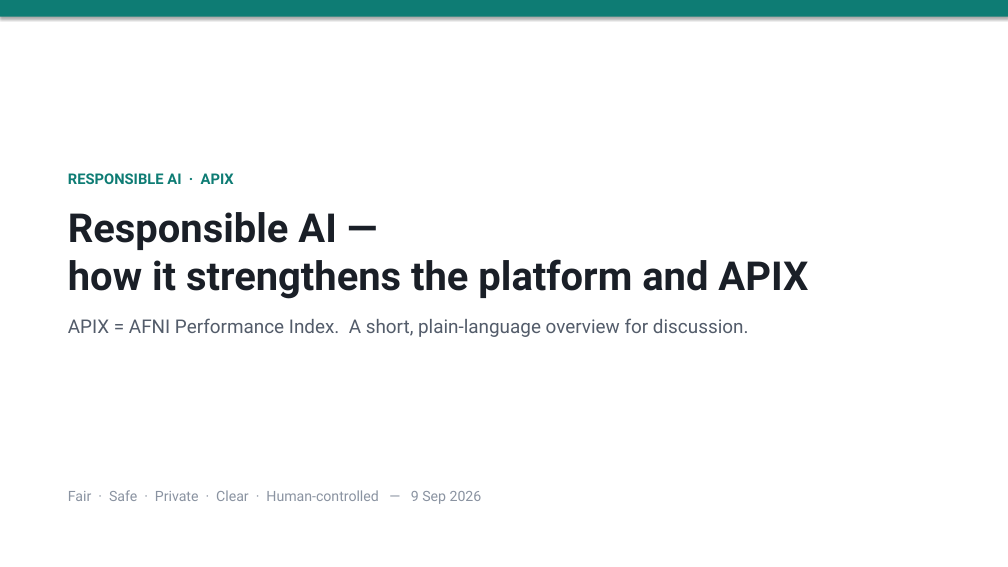
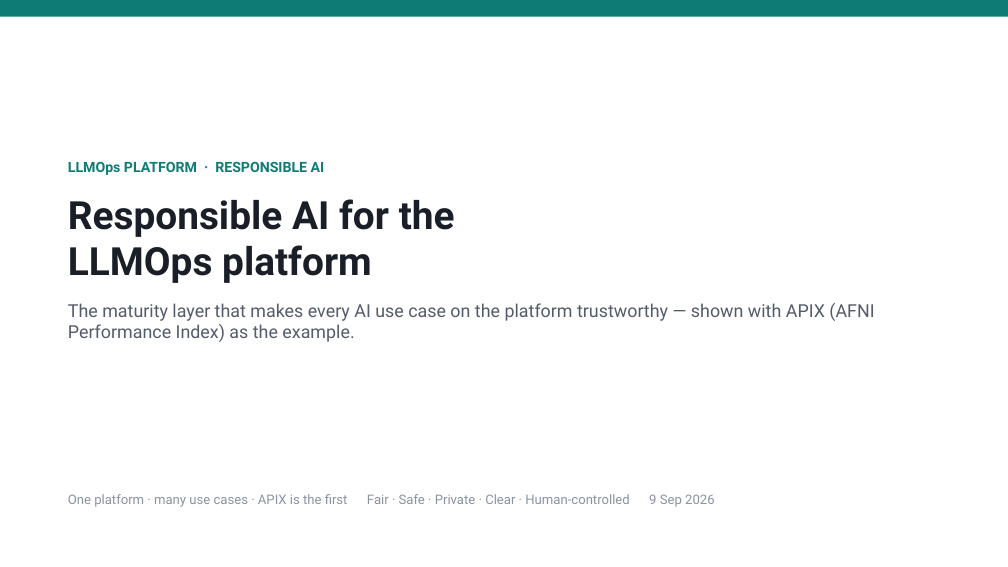
Before and after one commit to shyamanugu/LLMOps, a slide deck: slide 1 of usecases/ai_pipeline 2/docs/Responsible_AI_for_APIX.pptx. Drawn at 1008x567 pixels with LibreOffice and Linux fonts; fonts in the diff are those of the drawing. Boxes give left, top, right and bottom in pixels: in the first picture for what was removed or moved away, otherwise in the second. Text is boxed around its words. In the diff, an @@ line names an element or a change of style, - is before the commit and + after.

```diff
--- a/usecases/ai_pipeline 2/docs/Responsible_AI_for_APIX.pptx
+++ b/usecases/ai_pipeline 2/docs/Responsible_AI_for_APIX.pptx
@@ rectangle at bbox=[0, 0, 1008, 17]: shadow off @@
@@ text at bbox=[68, 161, 874, 342]: text changed; size 18 to 17 pt @@
-RESPONSIBLE AI · APIX
-Responsible AI —
-how it strengthens the platform and APIX
-APIX = AFNI Performance Index. A short, plain-language overview for discussion.
+LLMOps PLATFORM · RESPONSIBLE AI
+Responsible AI for the
+LLMOps platform
+The maturity layer that makes every AI use case on the platform trustworthy — shown with APIX (AFNI Performance Index) as the example.
@@ text at bbox=[68, 494, 714, 507]: text changed; size 13.5 to 12.5 pt @@
-Fair · Safe · Private · Clear · Human-controlled — 9 Sep 2026
+One platform · many use cases · APIX is the first Fair · Safe · Private · Clear · Human-controlled 9 Sep 2026
```
Also in this commit, not shown: 3 other slides changed, 4 slides added, 4 slides removed.
